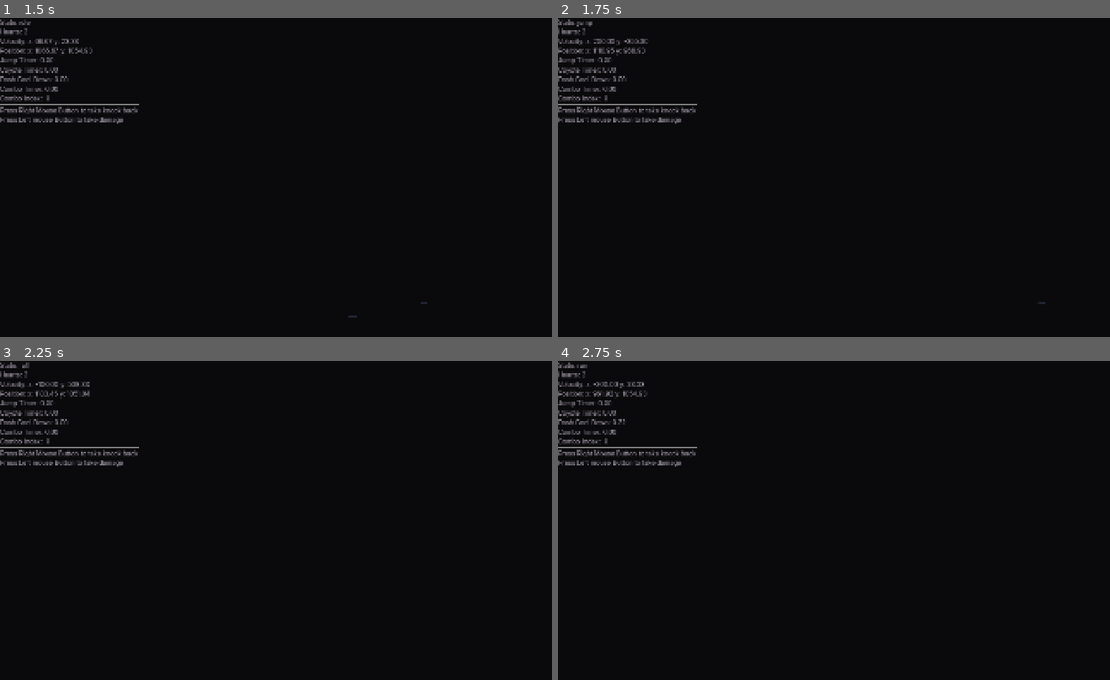
Above: before the commit, frames 1-4 (two rows, left to right).
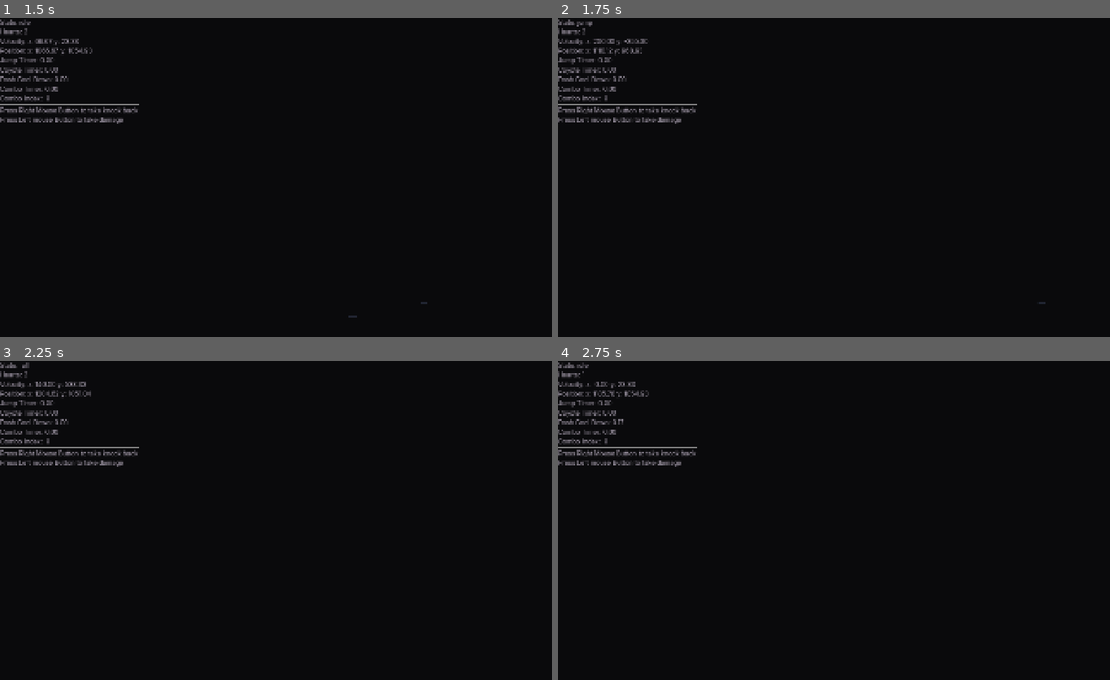
Above: after the commit, the same moments.

Repository: SinaMajdieh/boss-room
Game: Godot game, scene res://scenes/level.tscn
Two runs of this game, one before a commit and one after it. Both use one fixed random seed, a clock stepped at 60 frames per second and the inputs below. The engine's default icon, where the game draws it, is replaced by a stand-in: a white triangle on a blue panel in a dark square.
Inputs (mouse positions are in pixels of both pictures, inside the frame that each line leads up to):
- Up to frame 1 (1.5 s): move the mouse to (414, 161) at 0.52 s; hold Right (shoot) 0.53-1.28 s; hold D (right, bound only before the commit) from 0.53 s (still down); tap Shift (dash) at 0.6 s; tap Space (jump) at 0.77 s; move the mouse to (171, 193) at 1.27 s; tap Right (shoot) at 1.35 s
- Up to frame 2 (1.75 s): keep holding D (right, bound only before the commit); tap Space (jump) at 1.52 s; tap Ctrl (lock, bound only after the commit) at 1.55 s
- Up to frame 3 (2.25 s): move the mouse to (342, 450) at 2.02 s; release D (right, bound only before the commit) at 2.03 s; hold A (left, bound only before the commit) from 2.03 s (still down); hold Ctrl (lock, bound only after the commit) from 2.03 s (still down)
- Up to frame 4 (2.75 s): keep holding A (left, bound only before the commit); keep holding Ctrl (lock, bound only after the commit); tap Shift (dash) at 2.3 s

Frame 1 is identical in both runs. In frame 2, less than 0.1% of the frame differs, in the area x 8-16%, y 9-12%; in frame 3, 0.2%; in frame 4, 0.3%, in the area x 3-17%, y 0-20%.

Commit message:
added lock player in place for shooting and 8 direction aiming

Diff:
--- a/project.godot
+++ b/project.godot
@@ -35,14 +35,24 @@
 
 [input]
 
-left={
+move_left={
 "deadzone": 0.2,
 "events": [Object(InputEventKey,"resource_local_to_scene":false,"resource_name":"","device":-1,"window_id":0,"alt_press …(191 unchanged characters)…
 ]
 }
-right={
+move_right={
 "deadzone": 0.2,
 "events": [Object(InputEventKey,"resource_local_to_scene":false,"resource_name":"","device":-1,"window_id":0,"alt_press …(192 unchanged characters)…
+]
+}
+move_up={
+"deadzone": 0.2,
+"events": [Object(InputEventKey,"resource_local_to_scene":false,"resource_name":"","device":-1,"window_id":0,"alt_pressed":false,"shift_pressed":false,"ctrl_pressed":false,"meta_pressed":false,"pressed":false,"keycode":0,"physical_keycode":87,"key_label":0,"unicode":119,"location":0,"echo":false,"script":null)
+]
+}
+move_down={
+"deadzone": 0.2,
+"events": [Object(InputEventKey,"resource_local_to_scene":false,"resource_name":"","device":-1,"window_id":0,"alt_pressed":false,"shift_pressed":false,"ctrl_pressed":false,"meta_pressed":false,"pressed":false,"keycode":0,"physical_keycode":83,"key_label":0,"unicode":115,"location":0,"echo":false,"script":null)
 ]
 }
 jump={
@@ -70,6 +80,11 @@
 "events": [Object(InputEventKey,"resource_local_to_scene":false,"resource_name":"","device":-1,"window_id":0,"alt_press …(195 unchanged characters)…
 ]
 }
+lock={
+"deadzone": 0.2,
+"events": [Object(InputEventKey,"resource_local_to_scene":false,"resource_name":"","device":-1,"window_id":0,"alt_pressed":false,"shift_pressed":false,"ctrl_pressed":false,"meta_pressed":false,"pressed":false,"keycode":0,"physical_keycode":4194326,"key_label":0,"unicode":0,"location":0,"echo":false,"script":null)
+]
+}
 hurt={
 "deadzone": 0.2,
 "events": []
--- a/scripts/bullet/base_bullet.gd
+++ b/scripts/bullet/base_bullet.gd
@@ -8,6 +8,7 @@
 
 func _ready() -> void:
     area_entered.connect(on_hit)
+    rotate_to_direction()
 
 func _process(delta: float) -> void:
     position += direction.normalized() * speed * delta
@@ -21,3 +22,6 @@
     if target.has_method("hurt"):
         target.hurt(damage)
     queue_free()
+
+func rotate_to_direction() -> void:
+    rotation = direction.angle()
--- a/scripts/player/movement/hollow_knight_movemnt.gd
+++ b/scripts/player/movement/hollow_knight_movemnt.gd
@@ -20,9 +20,9 @@
 func apply_horizontal(delta: float) -> void:
 	var direction : float = PlayerInput.get_direction()
 	face(direction)
-	var target_speed: float = direction * speed
 
 	if direction:
+		var target_speed: float = direction * speed
 		var accel: float = ground_accel if player.is_on_floor() else air_accel
 		player.velocity.x = move_toward(player.velocity.x, target_speed, accel * delta)
 	else:
--- a/scripts/player/states/shoot.gd
+++ b/scripts/player/states/shoot.gd
@@ -6,22 +6,30 @@
 @export_category("Parameters")
 @export var shoot_cool_down_time: float = 0.1
 
+# Instantiates a bullet, positions it relative to the player, and transitions to the appropriate state
 func enter(_previous_state: String) -> void:
+    # Create bullet instance and configure its properties
     var bullet_instance: BaseBullet = player_bullet_scene.instantiate() as BaseBullet
-    var shoot_direction: Vector2 = player.movement.get_facing_direction()
+    var shoot_direction: Vector2 = PlayerInput.get_looking_direction()
     bullet_instance.position = player.global_position + shoot_direction * 16.0
     bullet_instance.direction = shoot_direction
+
+    # Add bullet to the scene
     get_tree().current_scene.add_child(bullet_instance)
 
+    # Start cooldown to prevent rapid firing
     player.shoot_cool_down.start(shoot_cool_down_time)
 
+    # Transition based on player's grounded state
     if player.is_on_floor():
         transition_to("idle")
     else:
         transition_to("fall_no_coyote")
 
+# Handles player movement while in shoot state
 func on_process(delta: float) -> void:
     player.movement.apply_movement(delta)
 
+# Prevents state transitions until the cooldown timer expires
 func can_transition() -> bool:
     return player.shoot_cool_down.is_stopped()
--- a/scripts/player_input.gd
+++ b/scripts/player_input.gd
@@ -10,7 +10,15 @@
     return Input.is_action_just_pressed("dash")
 
 static func get_direction() -> float:
-    return Input.get_axis("left", "right")
+    if is_locked():
+        return 0.0
+    return Input.get_axis("move_left", "move_right")
+
+static func get_looking_direction(enable_8_way_snapping: bool = true) -> Vector2:
+    var vector: Vector2 = Input.get_vector("move_left", "move_right", "move_up", "move_down")
+    if enable_8_way_snapping:
+        return snap_to_8_way(vector)
+    return vector
 
 static func just_attacked() -> bool:
     return Input.is_action_just_pressed("attack")
@@ -20,3 +28,13 @@
 
 static func is_shooting() -> bool:
     return Input.is_action_pressed("shoot")
+
+static func is_locked() -> bool:
+    return Input.is_action_pressed("lock")
+
+static func snap_to_8_way(vector: Vector2) -> Vector2:
+    if vector == Vector2.ZERO:
+        return Vector2.RIGHT
+    var angle: float = vector.angle()
+    var snapped_angle: float = round(angle / (PI / 4)) * (PI / 4)
+    return Vector2(cos(snapped_angle), sin(snapped_angle))
